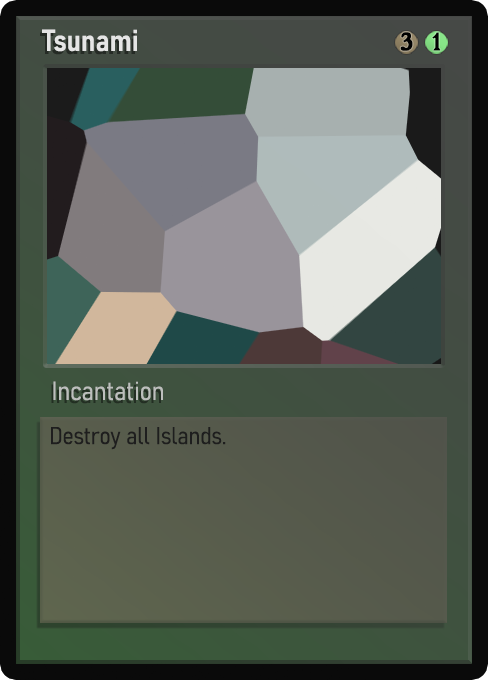
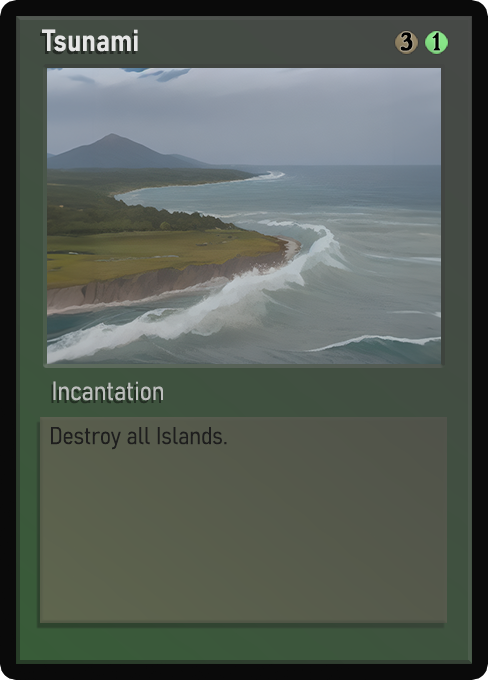
Comparing the layer stacks of the two 488 × 680 images. Changes:
painted on "Name" over (54, 29, 138, 52)
painted on "Class" over (72, 386, 151, 401)
painted on "Desc_norm" over (59, 427, 227, 450)
painted on "Artwork" over (47, 68, 441, 364)
